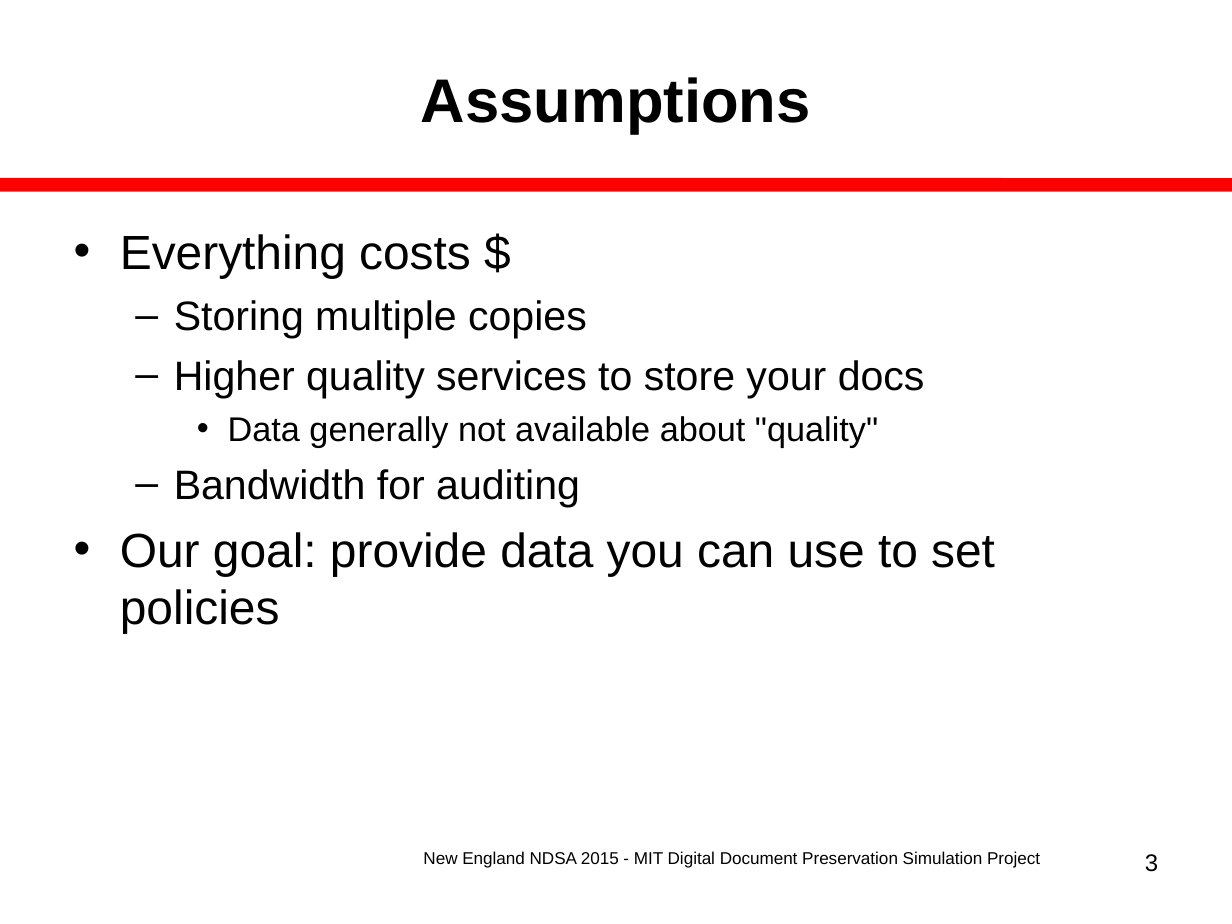
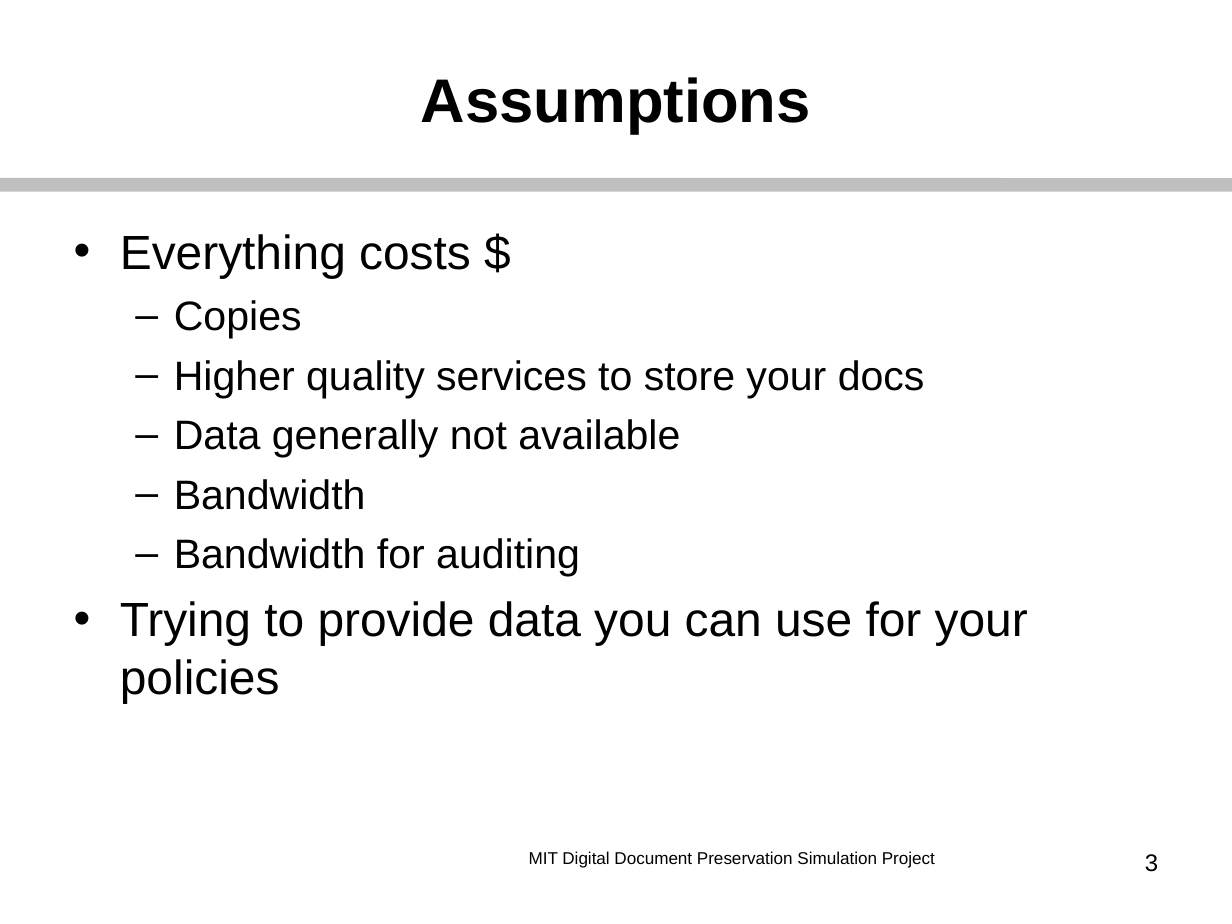
Before and after one commit to MIT-Informatics/PreservationSimulation, a slide deck: slide 3 of shelf/docs/Slides_NewEnglandNDSA.ppt. Drawn at 1232x924 pixels with LibreOffice and Linux fonts; fonts in the diff are those of the drawing. Boxes give left, top, right and bottom in pixels: in the first picture for what was removed or moved away, otherwise in the second. Text is boxed around its words. In the diff, an @@ line names an element or a change of style, - is before the commit and + after.

```diff
--- a/shelf/docs/Slides_NewEnglandNDSA.ppt
+++ b/shelf/docs/Slides_NewEnglandNDSA.ppt
@@ line (0, 185) - (1232, 185): stroke #FF0000 7.99 pt to #BFBFBF 7.99 pt @@
@@ text at [174,300,302,338]: text changed @@
-  – Storing multiple copies
+  – Copies
@@ text at [174,419,680,510]: text changed; size 20 to 24 pt @@
-    • Data generally not available about "quality"
+  – Data generally not available
+  – Bandwidth
@@ text at [120,601,1028,703]: text changed @@
-• Our goal: provide data you can use to set policies
+• Trying to provide data you can use for your policies
@@ text at [529,851,935,868]: text changed @@
-New England NDSA 2015 - MIT Digital Document Preservation Simulation Project
+MIT Digital Document Preservation Simulation Project
```
Also in this commit, not shown: 10 other slides changed, 1 slide added, 6 slides removed, 2 other files.
